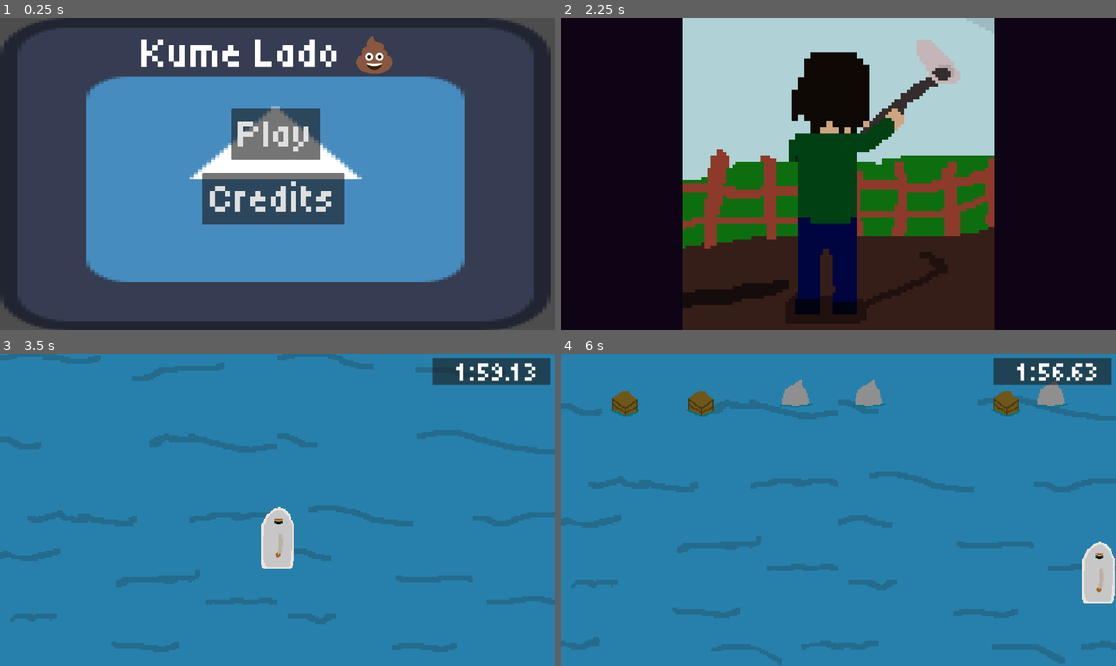
Above: before the commit, frames 1-4 (two rows, left to right).
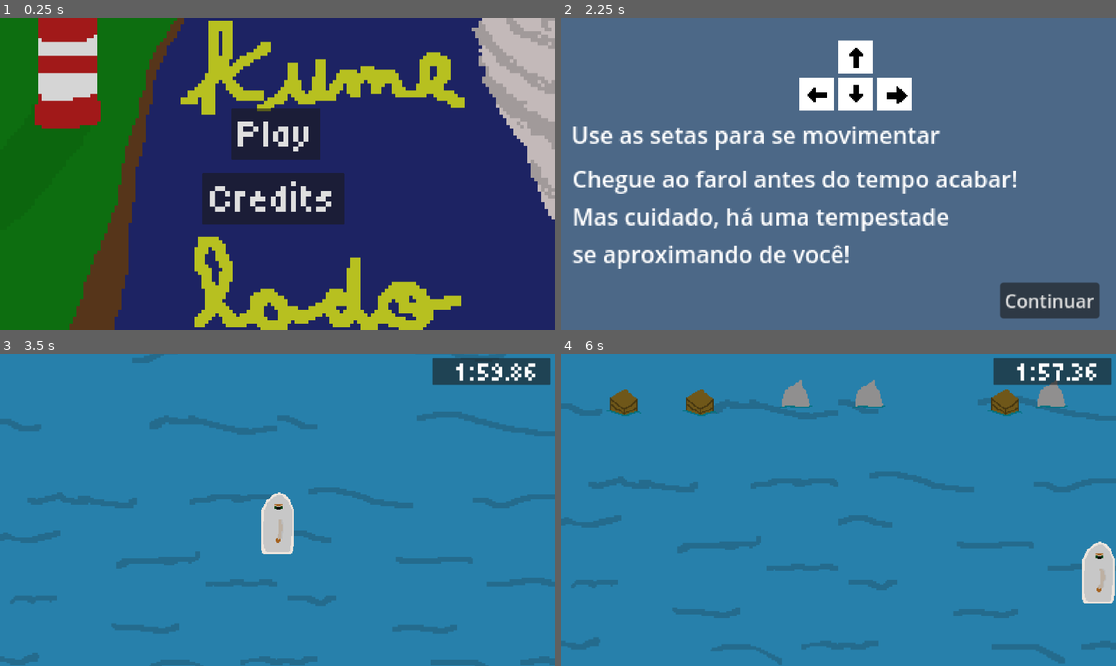
Above: after the commit, the same moments.

Repository: BrianMath/projeto-perfeito
Game: Godot game, scene res://Scenes/menu.tscn
Same seed, same stepped clock (60 frames per second), same inputs: the game is played once before the commit and once after it. The engine's default icon, where the game draws it, is replaced by a stand-in: a white triangle on a blue panel in a dark square. Sound files missing from this copy of the repository are replaced by a short silence.
Inputs (mouse positions are in pixels of both pictures, inside the frame that each line leads up to):
- Up to frame 1 (0.25 s): no input
- Up to frame 2 (2.25 s): click "Credits" at 0.5 s; click "<- Back" at 1.25 s; click "Play" at 2 s
- Up to frame 3 (3.5 s): click (488, 637) at 2.75 s, where only the run after the commit has a clickable "Continuar"
- Up to frame 4 (6 s): move the mouse to (960, 494) at 3.52 s; hold Right (move_right) 3.53-4.28 s; move the mouse to (727, 525) at 4.27 s; hold Down (move_down) 4.28-5.03 s; move the mouse to (894, 441) at 5.02 s; hold Right (move_right) 5.03-5.78 s; move the mouse to (810, 572) at 5.77 s; hold Up (move_up) from 5.78 s (still down)

The runs differ from the first frame. In frame 1, 99% of the frame differs, in the area x 0-100%, y 0-100%; in frame 2, 100%; in frame 3, 11%; in frame 4, 0.8%.

Commit message:
beijos

Diff:
--- /dev/null
+++ b/Scenes/control.gd
@@ -0,0 +1,4 @@
+extends Node2D
+
+func _on_button_pressed():
+	get_tree().change_scene_to_file("res://Scenes/cutscene.tscn")
--- /dev/null
+++ b/Scenes/control.tscn
@@ -0,0 +1,50 @@
+[gd_scene load_steps=3 format=3 uid="uid://bd0shhw2vo0ai"]
+
+[ext_resource type="Script" path="res://Scenes/control.gd" id="1_hu748"]
+[ext_resource type="Texture2D" uid="uid://davrtavcs0lrk" path="res://Assets/Images/setas.png" id="1_xry8e"]
+
+[node name="Control" type="Node2D"]
+script = ExtResource("1_hu748")
+
+[node name="ColorRect" type="ColorRect" parent="."]
+anchors_preset = -1
+anchor_right = 0.056
+anchor_bottom = 0.122
+offset_left = -9.0
+offset_top = -12.0
+offset_right = 1965.0
+offset_bottom = 1118.0
+color = Color(0.298138, 0.407093, 0.527914, 1)
+
+[node name="setas" type="Sprite2D" parent="."]
+position = Vector2(1074, 326)
+scale = Vector2(4.81, 4.95)
+texture = ExtResource("1_xry8e")
+
+[node name="Button" type="Button" parent="."]
+offset_left = 1519.0
+offset_top = 916.0
+offset_right = 1605.0
+offset_bottom = 947.0
+scale = Vector2(4, 4)
+text = "Continuar"
+
+[node name="Label" type="Label" parent="."]
+offset_left = 36.0
+offset_top = 346.0
+offset_right = 291.0
+offset_bottom = 369.0
+scale = Vector2(5, 5)
+text = "Use as setas para se movimentar"
+
+[node name="Label2" type="Label" parent="."]
+offset_left = 39.0
+offset_top = 498.0
+offset_right = 430.0
+offset_bottom = 573.0
+scale = Vector2(5, 5)
+text = "Chegue ao farol antes do tempo acabar!
+Mas cuidado, há uma tempestade
+se aproximando de você!"
+
+[connection signal="pressed" from="Button" to="." method="_on_button_pressed"]
--- a/Scenes/credits.tscn
+++ b/Scenes/credits.tscn
@@ -1,8 +1,10 @@
-[gd_scene load_steps=5 format=3 uid="uid://y43ykv88i73o"]
+[gd_scene load_steps=7 format=3 uid="uid://y43ykv88i73o"]
 
 [ext_resource type="Script" path="res://Scripts/credits.gd" id="1_m6h2b"]
 [ext_resource type="FontFile" uid="uid://7y2h2u4iw37n" path="res://Assets/Tiny5-Regular.ttf" id="2_7nrt8"]
-[ext_resource type="Texture2D" uid="uid://dbwd756ku6kb0" path="res://icon.svg" id="3_fau7d"]
+[ext_resource type="Texture2D" uid="uid://bkxv4jfs7ga58" path="res://Assets/Images/panda.png" id="3_u4fiu"]
+[ext_resource type="Texture2D" uid="uid://13bxpuhqbqft" path="res://Assets/Images/gato.png" id="4_e8aw3"]
+[ext_resource type="Texture2D" uid="uid://drcehg8b4qwi2" path="res://Assets/Images/galinha.png" id="5_h5tca"]
 
 [sub_resource type="LabelSettings" id="LabelSettings_cdk0p"]
 font = ExtResource("2_7nrt8")
@@ -26,45 +28,46 @@
 text = "<- Back"
 
 [node name="Label" type="Label" parent="."]
-offset_left = 117.0
-offset_top = 774.0
-offset_right = 467.0
-offset_bottom = 864.0
+offset_left = 93.5001
+offset_top = 754.75
+offset_right = 713.5
+offset_bottom = 937.75
 text = "BrianMath
-Gostoso"
+Gostoso/esquisito"
 label_settings = SubResource("LabelSettings_cdk0p")
 
 [node name="Label2" type="Label" parent="."]
-offset_left = 747.0
-offset_top = 763.0
-offset_right = 1177.0
-offset_bottom = 946.0
-text = "Already Paid
-À toa"
+offset_left = 854.0
+offset_top = 762.0
+offset_right = 1284.0
+offset_bottom = 945.0
+text = "Capiche
+À toa lindo"
 label_settings = SubResource("LabelSettings_cdk0p")
 
 [node name="Label3" type="Label" parent="."]
-offset_left = 1450.0
-offset_top = 759.0
-offset_right = 1800.0
-offset_bottom = 942.0
+offset_left = 1514.5
+offset_top = 758.75
+offset_right = 1864.5
+offset_bottom = 941.75
 text = "Vitu
 Biel"
 label_settings = SubResource("LabelSettings_cdk0p")
 
 [node name="Icon" type="Sprite2D" parent="."]
-modulate = Color(0.345098, 1, 0.337255, 1)
-position = Vector2(246, 585)
-texture = ExtResource("3_fau7d")
+position = Vector2(372.5, 490.75)
+scale = Vector2(0.233333, 0.233333)
+texture = ExtResource("3_u4fiu")
 
 [node name="Icon2" type="Sprite2D" parent="."]
-modulate = Color(1, 0.105882, 1, 1)
-position = Vector2(937, 596)
-texture = ExtResource("3_fau7d")
+position = Vector2(1026.5, 482.75)
+scale = Vector2(0.401064, 0.401064)
+texture = ExtResource("4_e8aw3")
 
 [node name="Icon3" type="Sprite2D" parent="."]
 modulate = Color(1, 1, 0, 1)
-position = Vector2(1579, 603)
-texture = ExtResource("3_fau7d")
+position = Vector2(1615, 457)
+scale = Vector2(0.3835, 0.3835)
+texture = ExtResource("5_h5tca")
 
 [connection signal="pressed" from="BackButton" to="." method="_on_back_button_pressed"]
--- a/Scenes/main.tscn
+++ b/Scenes/main.tscn
@@ -8,6 +8,7 @@
 [ext_resource type="Texture2D" uid="uid://dlykx0fvetq55" path="res://Assets/Images/fumaça.png" id="5_12xik"]
 [ext_resource type="Texture2D" uid="uid://ul7h85nfwn64" path="res://Assets/Images/mar.png" id="6_7yw0q"]
 [ext_resource type="FontFile" uid="uid://7y2h2u4iw37n" path="res://Assets/Tiny5-Regular.ttf" id="6_v7o8l"]
+[ext_resource type="Texture2D" uid="uid://dbnrkvx0aa8e7" path="res://chuva.png" id="6_xfh0s"]
 [ext_resource type="Texture2D" uid="uid://cthsu7gykxvia" path="res://Assets/Images/farol.png" id="7_0jbni"]
 [ext_resource type="AudioStream" uid="uid://ctx2lqjnb8dg4" path="res://Assets/Sounds/jogo.wav" id="10_1d3fv"]
 
@@ -176,6 +177,42 @@
 "loop": true,
 "name": &"Raios",
 "speed": 2.0
+}]
+
+[sub_resource type="AtlasTexture" id="AtlasTexture_wd6jm"]
+atlas = ExtResource("6_xfh0s")
+region = Rect2(0, 0, 500, 500)
+
+[sub_resource type="AtlasTexture" id="AtlasTexture_3onbd"]
+atlas = ExtResource("6_xfh0s")
+region = Rect2(500, 0, 500, 500)
+
+[sub_resource type="AtlasTexture" id="AtlasTexture_4v0an"]
+atlas = ExtResource("6_xfh0s")
+region = Rect2(0, 500, 500, 500)
+
+[sub_resource type="AtlasTexture" id="AtlasTexture_sco1e"]
+atlas = ExtResource("6_xfh0s")
+region = Rect2(500, 500, 500, 500)
+
+[sub_resource type="SpriteFrames" id="SpriteFrames_xi0fk"]
+animations = [{
+"frames": [{
+"duration": 1.0,
+"texture": SubResource("AtlasTexture_wd6jm")
+}, {
+"duration": 1.0,
+"texture": SubResource("AtlasTexture_3onbd")
+}, {
+"duration": 1.0,
+"texture": SubResource("AtlasTexture_4v0an")
+}, {
+"duration": 1.0,
+"texture": SubResource("AtlasTexture_sco1e")
+}],
+"loop": true,
+"name": &"default",
+"speed": 5.0
 }]
 
 [sub_resource type="LabelSettings" id="LabelSettings_eqnqk"]
@@ -260,6 +297,13 @@
 sprite_frames = SubResource("SpriteFrames_b8m6f")
 animation = &"Raios"
 autoplay = "Raios"
+
+[node name="Chuva" type="AnimatedSprite2D" parent="CanvasLayer"]
+visible = false
+position = Vector2(940, 555.5)
+scale = Vector2(3.836, 2.326)
+sprite_frames = SubResource("SpriteFrames_xi0fk")
+autoplay = "default"
 
 [node name="Panel" type="Panel" parent="CanvasLayer"]
 offset_left = 1496.0
--- a/Scenes/menu.tscn
+++ b/Scenes/menu.tscn
@@ -1,28 +1,17 @@
-[gd_scene load_steps=5 format=3 uid="uid://dniwl1jjyxbka"]
+[gd_scene load_steps=4 format=3 uid="uid://dniwl1jjyxbka"]
 
 [ext_resource type="Script" path="res://Scripts/menu.gd" id="1_7l50v"]
-[ext_resource type="Texture2D" uid="uid://dbwd756ku6kb0" path="res://icon.svg" id="2_ek04k"]
+[ext_resource type="Texture2D" uid="uid://d0q5wgshnas1f" path="res://Assets/Images/logo.png" id="2_yl2vo"]
 [ext_resource type="FontFile" uid="uid://7y2h2u4iw37n" path="res://Assets/Tiny5-Regular.ttf" id="3_gr15r"]
-
-[sub_resource type="LabelSettings" id="LabelSettings_fdl5o"]
-font = ExtResource("3_gr15r")
-font_size = 150
 
 [node name="Menu" type="Node2D"]
 script = ExtResource("1_7l50v")
 
 [node name="Sprite2D" type="Sprite2D" parent="."]
-scale = Vector2(14.8906, 8.46875)
-texture = ExtResource("2_ek04k")
+position = Vector2(0, -2)
+scale = Vector2(1.2, 1.20444)
+texture = ExtResource("2_yl2vo")
 centered = false
-
-[node name="Label" type="Label" parent="."]
-offset_left = 489.0
-offset_top = 37.0
-offset_right = 1426.0
-offset_bottom = 207.0
-text = "Kume Lado 💩"
-label_settings = SubResource("LabelSettings_fdl5o")
 
 [node name="PlayButton" type="Button" parent="."]
 offset_left = 801.0
--- a/Scripts/main.gd
+++ b/Scripts/main.gd
@@ -7,11 +7,9 @@
 func _on_obstacles_killer_area_entered(obstacle):
 	obstacle.queue_free()
 
-
 func _on_farol_body_entered(_body):
 	if boat.is_in_group("boat"):
 		get_tree().change_scene_to_file("res://Scenes/the_end.tscn")
 
-
 func _on_audio_stream_player_2d_finished():
 	audio.play(randf_range(0.0, 55.0))
--- a/Scripts/menu.gd
+++ b/Scripts/menu.gd
@@ -1,9 +1,7 @@
 extends Node2D
 
-
-
 func _on_play_button_pressed():
-	get_tree().change_scene_to_file("res://Scenes/cutscene.tscn")
+	get_tree().change_scene_to_file("res://Scenes/control.tscn")
 
 
 func _on_credits_button_pressed():
--- a/Scripts/panel.gd
+++ b/Scripts/panel.gd
@@ -7,6 +7,7 @@
 @onready var spawner_6 = $"../../Spawner6"
 @onready var raios = $"../Raios"
 @onready var boat = $"../../Boat"
+@onready var chuva = $"../Chuva"
 
 var endline: bool = false
 var tempo: float = 120.00
@@ -33,6 +34,7 @@
 		spawner_3.tempoI = 0.7
 		spawner_3.tempoF = 0.8
 		raios.visible = true
+		chuva.visible = true
 
 	# game over
 	if (tempo <= 0):
Binary file added: Assets/Images/chuva.png
Not shown, added: Assets/Images/chuva.png.import
Binary file added: Assets/Images/galinha.png
Not shown, added: Assets/Images/galinha.png.import
Binary file added: Assets/Images/gato.png
Not shown, added: Assets/Images/gato.png.import
Binary file added: Assets/Images/logo.png
Not shown, added: Assets/Images/logo.png.import
Binary file added: Assets/Images/panda.png
Not shown, added: Assets/Images/panda.png.import
Binary file added: Assets/Images/setas.png
Not shown, added: Assets/Images/setas.png.import
(and 5 more such lines)
